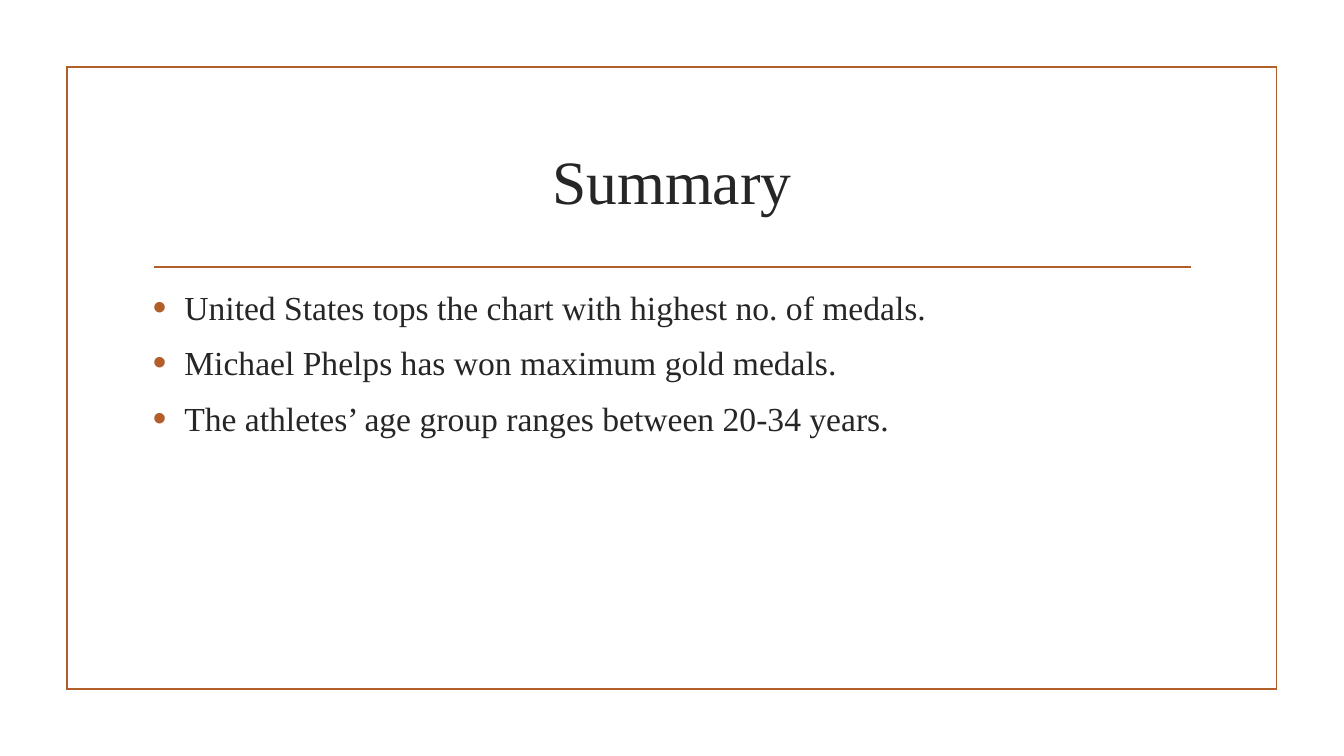
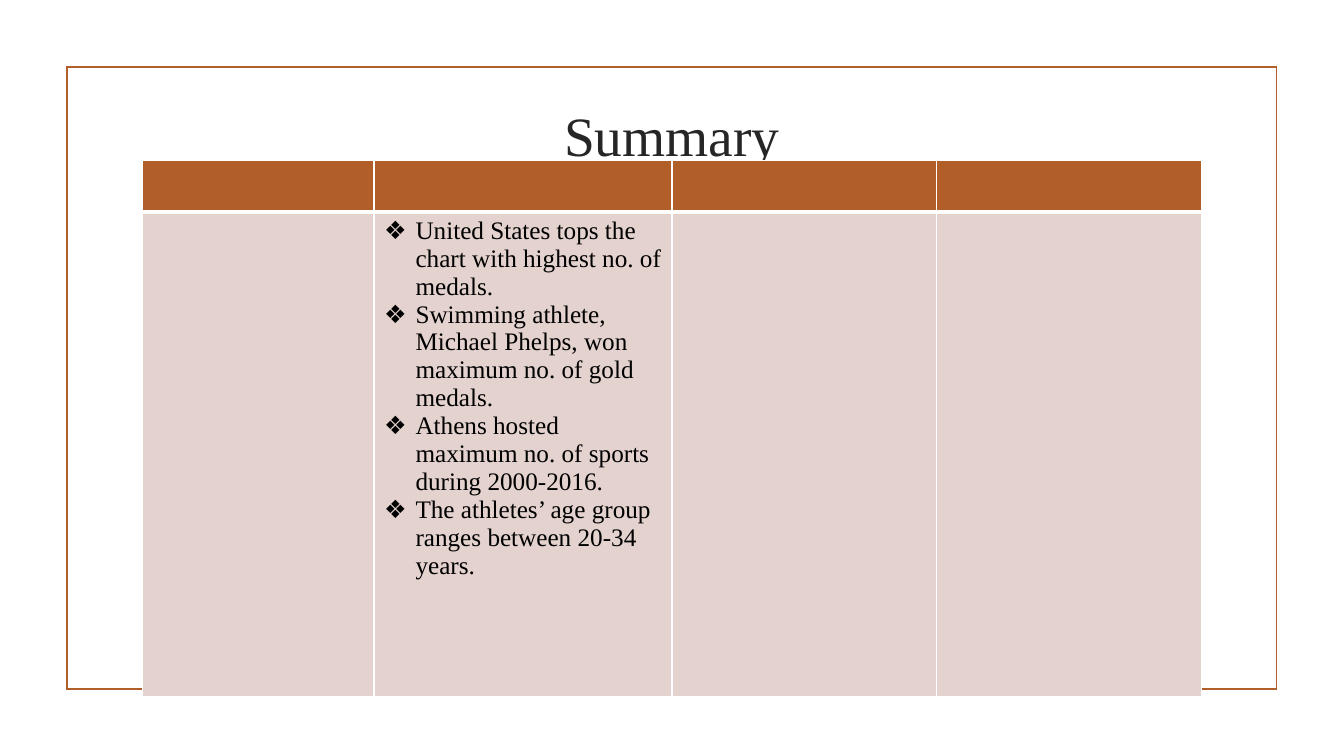
Before and after one commit to shwam25/Project_Tableau, a slide deck: slide 15 of Presentation.pptx (slide 18 before the commit). Drawn at 1344x756 pixels with LibreOffice and Linux fonts; fonts in the diff are those of the drawing; background and template pictures are left out. Boxes give left, top, right and bottom in pixels: in the first picture for what was removed or moved away, otherwise in the second. Text is boxed around its words. In the diff, an @@ line names an element or a change of style, - is before the commit and + after.

Commit message:
updated ppt

```diff
--- a/Presentation.pptx
+++ b/Presentation.pptx
@@ title "Summary" at <box>564,119,779,166</box>: size 44 to 39.6 pt @@
@@ table added at <box>143,160,1201,696</box>, 2 rows, 4 columns @@
+ |  |  | 
+ | United States tops the chart with highest no. of medals. / Swimming athlete, Michael Phelps, won maximum no. of gold medals. / Athens hosted maximum no. of sports during 2000-2016. / The athletes’ age group ranges between 20-34 years. |  | 
@@ text removed at <box>184,296,925,437</box> @@
-• United States tops the chart with highest no. of medals.
-• Michael Phelps has won maximum gold medals.
-• The athletes’ age group ranges between 20-34 years.
```
Also in this commit, not shown: 2 other slides changed, 3 slides added, 6 slides removed.
